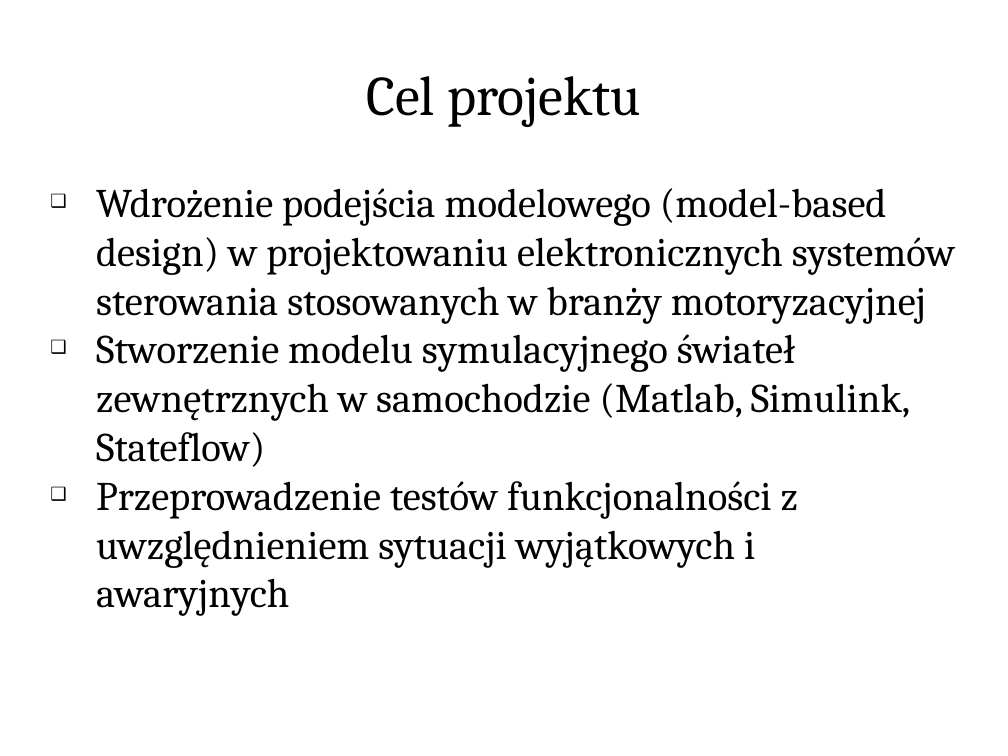
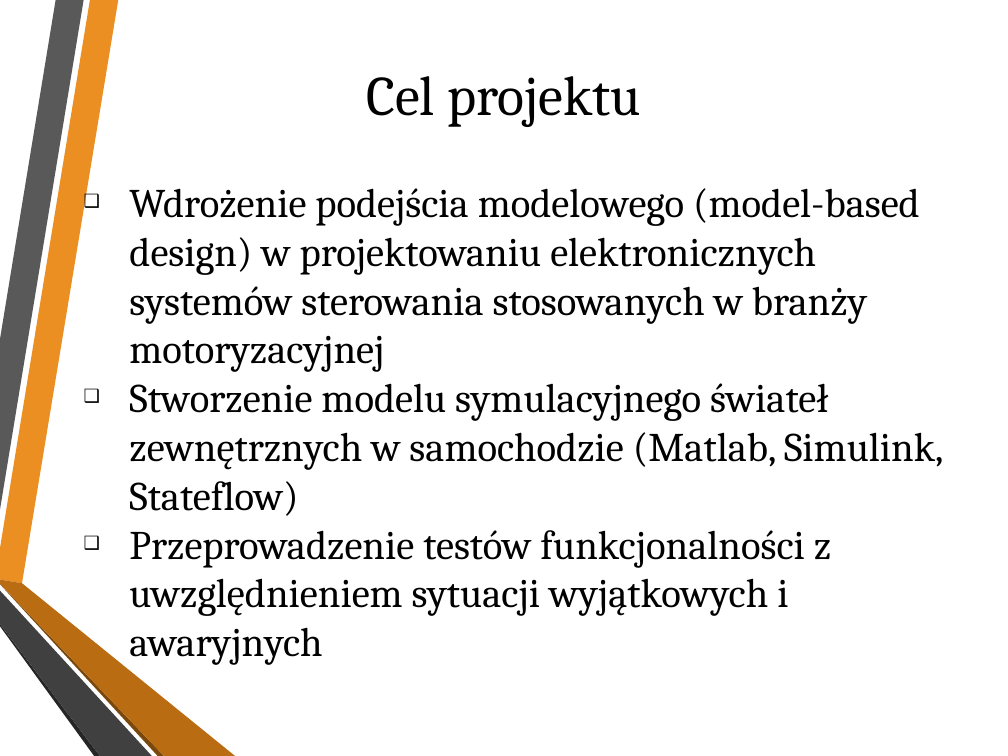
Before and after one commit to andrzejbro/APProject2_CarLights, a slide deck: slide 2 of car_lights.pptx. Drawn at 1008x756 pixels with LibreOffice and Linux fonts; fonts in the diff are those of the drawing; background and template pictures are left out. Boxes give left, top, right and bottom in pixels: in the first picture for what was removed or moved away, otherwise in the second. Text is boxed around its words. In the diff, an @@ line names an element or a change of style, - is before the commit and + after.

```diff
--- a/car_lights.pptx
+++ b/car_lights.pptx
@@ text "Wdrożenie podejścia modelowego (model-based design) ..." rewrapped from <box>96,188,955,616</box> to <box>129,188,944,616</box> @@
@@ group added at <box>0,0,235,756</box>: 6 freeform shapes @@
```
Also in this commit, not shown: 5 other slides changed, 1 other file.
